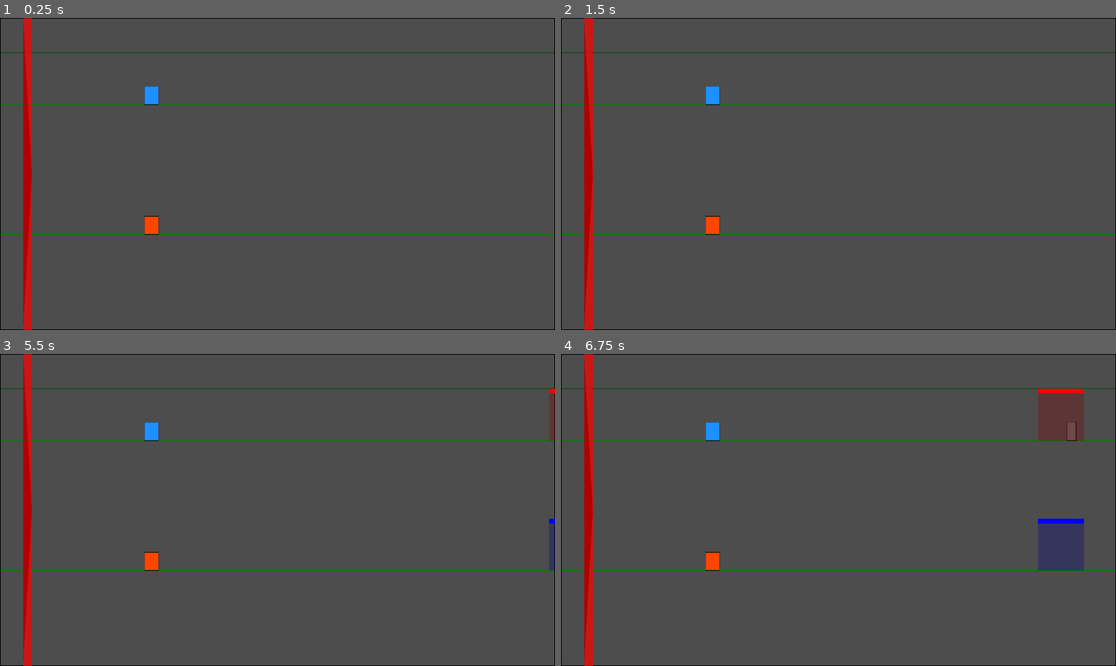
Above: before the commit, frames 1-4 (two rows, left to right).
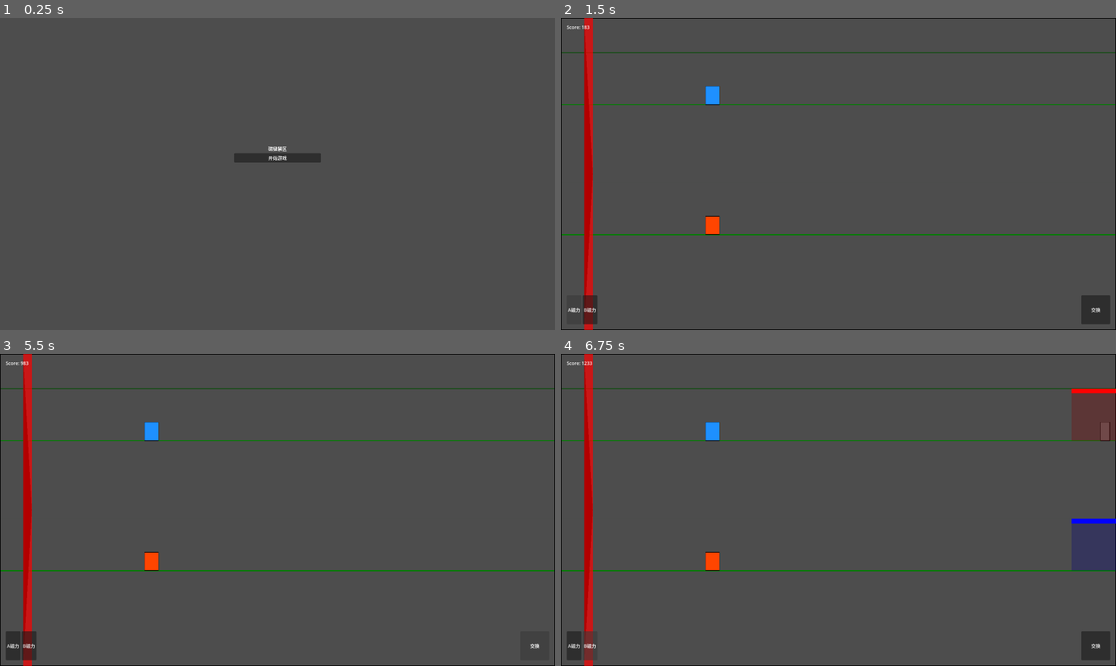
Above: after the commit, the same moments.

Repository: GeorgeMee/Magnetix
Game: Godot game, scene res://src/scenes/ui/start_menu.tscn
The game is run twice, just before and just after one commit, with the same random seed, the same clock (stepped at 60 frames per second) and the same inputs. Before the commit the project starts from res://src/scenes/main/main.tscn.
Inputs (mouse positions are in pixels of both pictures, inside the frame that each line leads up to):
- Up to frame 1 (0.25 s): no input
- Up to frame 2 (1.5 s): click (838, 158) at 0.5 s, where only the run after the commit has a clickable "开始游戏"; click (572, 311) at 1.25 s, where only the run after the commit has a clickable "A磁力"
- Up to frame 3 (5.5 s): click (27, 647) at 2 s, where only the run after the commit has a clickable "B磁力"; click (532, 647) at 2.75 s, where only the run after the commit has a clickable "交换"; click (11, 647) at 3.5 s, where only the run after the commit has a clickable "A磁力"; click (27, 647) at 4.25 s, where only the run after the commit has a clickable "B磁力"; click (532, 647) at 5 s, where only the run after the commit has a clickable "交换"
- Up to frame 4 (6.75 s): click (572, 647) at 5.75 s, where only the run after the commit has a clickable "A磁力"; click (588, 647) at 6.5 s, where only the run after the commit has a clickable "B磁力"

The runs differ from the first frame. In frame 1, 4.2% of the frame differs, in the area x 0-100%, y 0-100%; in frame 2, 0.8%; in frame 3, 0.6%; in frame 4, 1.5%.

Commit message:
Fix collision sync + add start menu and game HUD UI

Diff:
--- a/project.godot
+++ b/project.godot
@@ -11,7 +11,7 @@
 [application]
 
 config/name="磁律禁区"
-run/main_scene="res://src/scenes/main/main.tscn"
+run/main_scene="res://src/scenes/ui/start_menu.tscn"
 config/features=PackedStringArray("4.6", "Forward Plus")
 config/icon="res://icon.svg"
 
--- a/src/scenes/main/main.tscn
+++ b/src/scenes/main/main.tscn
@@ -7,6 +7,7 @@
 [ext_resource type="Script" path="res://src/scripts/game/input_manager.gd" id="5_input"]
 [ext_resource type="Script" path="res://src/scripts/game/spike.gd" id="6_spike"]
 [ext_resource type="Script" path="res://src/scripts/game/chunk_spawner.gd" id="7_chunk"]
+[ext_resource type="PackedScene" uid="uid://gamehud" path="res://src/scenes/ui/game_hud.tscn" id="8_hud"]
 
 [node name="Main" type="Node2D"]
 script = ExtResource("1_main")
@@ -28,3 +29,5 @@
 
 [node name="ChunkSpawner" type="Node" parent="."]
 script = ExtResource("7_chunk")
+
+[node name="GameHUD" parent="." instance=ExtResource("8_hud")]
--- /dev/null
+++ b/src/scenes/ui/game_hud.tscn
@@ -0,0 +1,98 @@
+[gd_scene load_steps=2 format=3 uid="uid://gamehud"]
+
+[ext_resource type="Script" path="res://src/scripts/ui/game_hud.gd" id="1_script"]
+
+[node name="GameHUD" type="CanvasLayer"]
+script = ExtResource("1_script")
+
+[node name="ScoreLabel" type="Label" parent="."]
+unique_name_in_owner = true
+offset_left = 20.0
+offset_top = 20.0
+offset_right = 300.0
+offset_bottom = 60.0
+text = "Score: 0"
+
+[node name="BottomControls" type="MarginContainer" parent="."]
+anchors_preset = 12
+anchor_top = 1.0
+anchor_bottom = 1.0
+offset_left = 20.0
+offset_top = -120.0
+offset_right = 400.0
+offset_bottom = -20.0
+grow_horizontal = 0
+grow_vertical = 0
+
+[node name="HBoxContainer" type="HBoxContainer" parent="BottomControls"]
+layout_mode = 2
+
+[node name="BtnMagnetA" type="Button" parent="BottomControls/HBoxContainer"]
+unique_name_in_owner = true
+layout_mode = 2
+text = "A磁力"
+
+[node name="BtnMagnetB" type="Button" parent="BottomControls/HBoxContainer"]
+unique_name_in_owner = true
+layout_mode = 2
+text = "B磁力"
+
+[node name="BtnSwap" type="Button" parent="."]
+unique_name_in_owner = true
+anchors_preset = 4
+anchor_top = 1.0
+anchor_bottom = 1.0
+anchor_left = 0.0
+anchor_right = 0.0
+offset_right = 100.0
+offset_bottom = 0.0
+grow_horizontal = 0
+grow_vertical = 0
+anchor_left = 1.0
+anchor_right = 1.0
+offset_left = -120.0
+offset_top = -120.0
+offset_right = -20.0
+offset_bottom = -20.0
+text = "交换"
+
+[node name="GameOverPanel" type="Panel" parent="."]
+unique_name_in_owner = true
+visible = false
+anchors_preset = 8
+anchor_left = 0.5
+anchor_top = 0.5
+anchor_right = 0.5
+anchor_bottom = 0.5
+offset_left = -200.0
+offset_top = -150.0
+offset_right = 200.0
+offset_bottom = 150.0
+grow_horizontal = 2
+grow_vertical = 2
+
+[node name="VBoxContainer" type="VBoxContainer" parent="GameOverPanel"]
+layout_mode = 1
+anchors_preset = 15
+anchor_right = 1.0
+anchor_bottom = 1.0
+grow_horizontal = 2
+grow_vertical = 2
+
+[node name="Title" type="Label" parent="GameOverPanel/VBoxContainer"]
+layout_mode = 2
+text = "游戏结束"
+horizontal_alignment = 1
+vertical_alignment = 1
+
+[node name="GameOverScore" type="Label" parent="GameOverPanel/VBoxContainer"]
+unique_name_in_owner = true
+layout_mode = 2
+text = "Score: 0"
+horizontal_alignment = 1
+vertical_alignment = 1
+
+[node name="RestartButton" type="Button" parent="GameOverPanel/VBoxContainer"]
+unique_name_in_owner = true
+layout_mode = 2
+text = "重新开始"
--- /dev/null
+++ b/src/scenes/ui/start_menu.tscn
@@ -0,0 +1,37 @@
+[gd_scene load_steps=2 format=3 uid="uid://startmenu"]
+
+[ext_resource type="Script" path="res://src/scripts/ui/start_menu.gd" id="1_script"]
+
+[node name="StartMenu" type="Control"]
+layout_mode = 3
+anchors_preset = 15
+anchor_right = 1.0
+anchor_bottom = 1.0
+grow_horizontal = 2
+grow_vertical = 2
+script = ExtResource("1_script")
+
+[node name="VBoxContainer" type="VBoxContainer" parent="."]
+layout_mode = 1
+anchors_preset = 8
+anchor_left = 0.5
+anchor_top = 0.5
+anchor_right = 0.5
+anchor_bottom = 0.5
+offset_left = -150.0
+offset_top = -100.0
+offset_right = 150.0
+offset_bottom = 100.0
+grow_horizontal = 2
+grow_vertical = 2
+
+[node name="Title" type="Label" parent="VBoxContainer"]
+layout_mode = 2
+text = "磁律禁区"
+horizontal_alignment = 1
+vertical_alignment = 1
+
+[node name="StartButton" type="Button" parent="VBoxContainer"]
+unique_name_in_owner = true
+layout_mode = 2
+text = "开始游戏"
--- a/src/scripts/core/physics_body_2d.gd
+++ b/src/scripts/core/physics_body_2d.gd
@@ -5,7 +5,7 @@
 var velocity : Vector2
 var acceleration : Vector2
 var gravity : float
-var collision_box : CustAABB
+var aabb_size : Vector2
 var on_ceiling : bool
 var on_floor : bool
 var blocked_left : bool
@@ -16,11 +16,14 @@
 	velocity = Vector2.ZERO
 	acceleration = Vector2.ZERO
 	gravity = 0.0
-	collision_box = CustAABB.new(p_pos, p_collision_size)
+	aabb_size = p_collision_size
 	on_ceiling = false
 	on_floor = false
 	blocked_left = false
 	blocked_right = false
+
+func get_aabb() -> CustAABB:
+	return CustAABB.new(position, aabb_size)
 
 func apply_force(force : Vector2) -> void:
 	acceleration += force
@@ -32,7 +35,6 @@
 	velocity += acceleration * delta
 	position += velocity * delta
 	acceleration = Vector2.ZERO
-	collision_box.position = position
 	on_ceiling = false
 	on_floor = false
 	blocked_left = false
--- a/src/scripts/core/physics_system.gd
+++ b/src/scripts/core/physics_system.gd
@@ -34,13 +34,15 @@
 		_resolve_collision(body, static_body)
 
 func _resolve_collision(dynamic : CustBody, static_body : CustBody) -> void:
-	if not dynamic.collision_box.overlaps(static_body.collision_box):
+	var d_aabb := dynamic.get_aabb()
+	var s_aabb := static_body.get_aabb()
+	if not d_aabb.overlaps(s_aabb):
 		return
 
-	var overlap_left := dynamic.collision_box.get_right() - static_body.collision_box.get_left()
-	var overlap_right := static_body.collision_box.get_right() - dynamic.collision_box.get_left()
-	var overlap_top := dynamic.collision_box.get_bottom() - static_body.collision_box.get_top()
-	var overlap_bottom := static_body.collision_box.get_bottom() - dynamic.collision_box.get_top()
+	var overlap_left := d_aabb.get_right() - s_aabb.get_left()
+	var overlap_right := s_aabb.get_right() - d_aabb.get_left()
+	var overlap_top := d_aabb.get_bottom() - s_aabb.get_top()
+	var overlap_bottom := s_aabb.get_bottom() - d_aabb.get_top()
 
 	var min_overlap_x := minf(overlap_left, overlap_right)
 	var min_overlap_y := minf(overlap_top, overlap_bottom)
@@ -59,5 +61,3 @@
 		else:
 			dynamic.position.y += overlap_bottom
 			dynamic.on_ceiling = true
-
-	dynamic.collision_box.position = dynamic.position
--- a/src/scripts/game/magnet.gd
+++ b/src/scripts/game/magnet.gd
@@ -60,7 +60,7 @@
 func is_character_in_field(character : Character) -> bool:
 	if not character or not character.physics_body:
 		return false
-	var char_aabb : CustAABB = character.physics_body.collision_box
+	var char_aabb : CustAABB = character.physics_body.get_aabb()
 	return char_aabb.overlaps(field_aabb)
 
 func get_force_direction(character : Character) -> float:
--- a/src/scripts/game/main.gd
+++ b/src/scripts/game/main.gd
@@ -5,6 +5,7 @@
 @onready var magnet_manager : MagnetManager = $MagnetManager
 @onready var input_manager : InputManager = $InputManager
 @onready var spike : Spike = $Spike
+@onready var game_hud : GameHUD = $GameHUD
 
 var character_a : Character
 var character_b : Character
@@ -41,6 +42,12 @@
 	input_manager.magnetism_b_released.connect(character_b.deactivate_magnetism)
 	input_manager.swap_pressed.connect(_on_swap)
 
+	game_hud.magnetism_a_pressed.connect(character_a.activate_magnetism)
+	game_hud.magnetism_a_released.connect(character_a.deactivate_magnetism)
+	game_hud.magnetism_b_pressed.connect(character_b.activate_magnetism)
+	game_hud.magnetism_b_released.connect(character_b.deactivate_magnetism)
+	game_hud.swap_pressed.connect(_on_swap)
+
 func _on_swap() -> void:
 	character_a.swap_lane()
 	character_b.swap_lane()
--- /dev/null
+++ b/src/scripts/ui/game_hud.gd
@@ -0,0 +1,42 @@
+class_name GameHUD
+extends CanvasLayer
+
+signal magnetism_a_pressed
+signal magnetism_a_released
+signal magnetism_b_pressed
+signal magnetism_b_released
+signal swap_pressed
+
+@onready var score_label : Label = %ScoreLabel
+@onready var btn_magnet_a : Button = %BtnMagnetA
+@onready var btn_magnet_b : Button = %BtnMagnetB
+@onready var btn_swap : Button = %BtnSwap
+@onready var game_over_panel : Panel = %GameOverPanel
+@onready var game_over_score : Label = %GameOverScore
+@onready var restart_button : Button = %RestartButton
+
+func _ready() -> void:
+	_setup_touch_buttons()
+	game_over_panel.visible = false
+	restart_button.pressed.connect(_on_restart_pressed)
+
+func _process(_delta : float) -> void:
+	if GameManager.state == GameManager.GameState.PLAYING:
+		score_label.text = "Score: %d" % int(GameManager.score)
+	elif GameManager.state == GameManager.GameState.GAME_OVER:
+		if not game_over_panel.visible:
+			_show_game_over()
+
+func _setup_touch_buttons() -> void:
+	btn_magnet_a.button_down.connect(func(): magnetism_a_pressed.emit())
+	btn_magnet_a.button_up.connect(func(): magnetism_a_released.emit())
+	btn_magnet_b.button_down.connect(func(): magnetism_b_pressed.emit())
+	btn_magnet_b.button_up.connect(func(): magnetism_b_released.emit())
+	btn_swap.pressed.connect(func(): swap_pressed.emit())
+
+func _show_game_over() -> void:
+	game_over_panel.visible = true
+	game_over_score.text = "Score: %d" % int(GameManager.score)
+
+func _on_restart_pressed() -> void:
+	get_tree().reload_current_scene()
--- /dev/null
+++ b/src/scripts/ui/start_menu.gd
@@ -0,0 +1,8 @@
+extends Control
+
+func _ready() -> void:
+	GameManager.state = GameManager.GameState.MENU
+	%StartButton.pressed.connect(_on_start)
+
+func _on_start() -> void:
+	get_tree().change_scene_to_file("res://src/scenes/main/main.tscn")
Not shown: 1 places in src/scenes/main/main.tscn that only renumber resources
